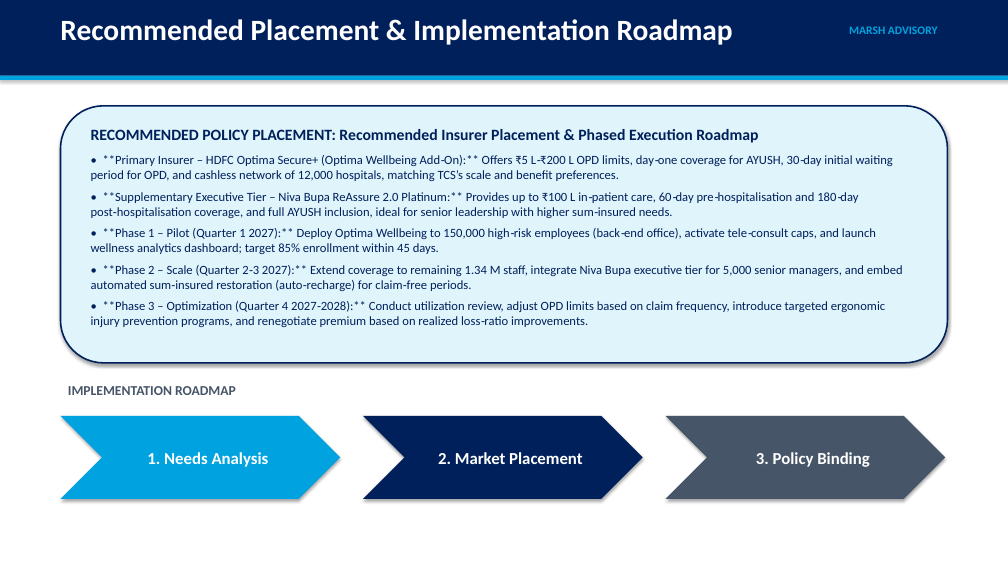
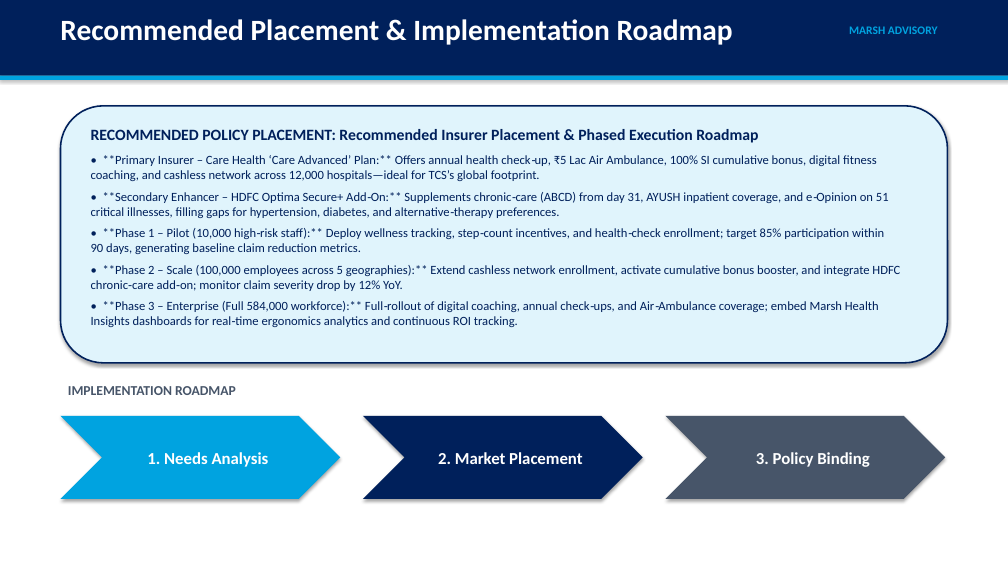
Before and after one commit to sagar-grv/marsh, a slide deck: slide 4 of outputs/Tata_Consultancy_Services_Pitch_Deck.pptx. Drawn at 1008x567 pixels with LibreOffice and Linux fonts; fonts in the diff are those of the drawing. Boxes give left, top, right and bottom in pixels: in the first picture for what was removed or moved away, otherwise in the second. Text is boxed around its words. In the diff, an @@ line names an element or a change of style, - is before the commit and + after.

```diff
--- a/outputs/Tata_Consultancy_Services_Pitch_Deck.pptx
+++ b/outputs/Tata_Consultancy_Services_Pitch_Deck.pptx
@@ text at box(91, 155, 900, 327): text changed @@
-• **Primary Insurer – HDFC Optima Secure+ (Optima Wellbeing Add‑On):** Offers ₹5 L‑₹200 L OPD limits, day‑one coverage for AYUSH, 30‑day initial waiting period for OPD, and cashless network of 12,000 hospitals, matching TCS’s scale and benefit preferences.
-• **Supplementary Executive Tier – Niva Bupa ReAssure 2.0 Platinum:** Provides up to ₹100 L in‑patient care, 60‑day pre‑hospitalisation and 180‑day post‑hospitalisation coverage, and full AYUSH inclusion, ideal for senior leadership with higher sum‑insured needs.
-• **Phase 1 – Pilot (Quarter 1 2027):** Deploy Optima Wellbeing to 150,000 high‑risk employees (back‑end office), activate tele‑consult caps, and launch wellness analytics dashboard; target 85% enrollment within 45 days.
-• **Phase 2 – Scale (Quarter 2‑3 2027):** Extend coverage to remaining 1.34 M staff, integrate Niva Bupa executive tier for 5,000 senior managers, and embed automated sum‑insured restoration (auto‑recharge) for claim‑free periods.
-• **Phase 3 – Optimization (Quarter 4 2027‑2028):** Conduct utilization review, adjust OPD limits based on claim frequency, introduce targeted ergonomic injury prevention programs, and renegotiate premium based on realized loss‑ratio improvements.
+• **Primary Insurer – Care Health ‘Care Advanced’ Plan:** Offers annual health check‑up, ₹5 Lac Air Ambulance, 100% SI cumulative bonus, digital fitness coaching, and cashless network across 12,000 hospitals—ideal for TCS’s global footprint.
+• **Secondary Enhancer – HDFC Optima Secure+ Add‑On:** Supplements chronic‑care (ABCD) from day 31, AYUSH inpatient coverage, and e‑Opinion on 51 critical illnesses, filling gaps for hypertension, diabetes, and alternative‑therapy preferences.
+• **Phase 1 – Pilot (10,000 high‑risk staff):** Deploy wellness tracking, step‑count incentives, and health‑check enrollment; target 85% participation within 90 days, generating baseline claim reduction metrics.
+• **Phase 2 – Scale (100,000 employees across 5 geographies):** Extend cashless network enrollment, activate cumulative bonus booster, and integrate HDFC chronic‑care add‑on; monitor claim severity drop by 12% YoY.
+• **Phase 3 – Enterprise (Full 584,000 workforce):** Full‑rollout of digital coaching, annual check‑ups, and Air‑Ambulance coverage; embed Marsh Health Insights dashboards for real‑time ergonomics analytics and continuous ROI tracking.
```
Also in this commit, not shown: 2 other slides changed, 4 other files.
